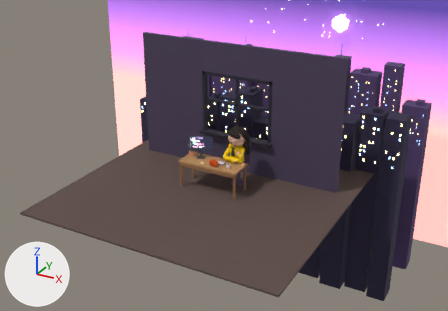
The Blender file reels/first-reel-lowpoly/episode.blend, before and after one commit.
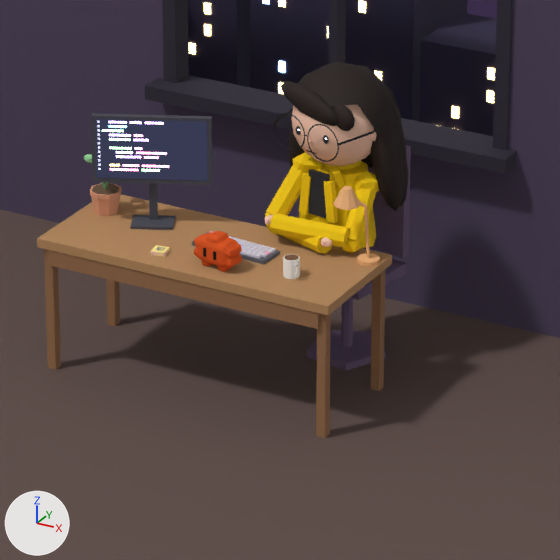
Each version is shown from a 50 mm lens placed at (7.45, -12.93, 7.48), pointed at (0.22, 0.2, 0.91), then close up on the part from 38% to 63% of the width and 37% to 72% of the height. Arrows for +X, +Y and +Z are at lower left; the lights stay in place. The older version's two pictures come first.

The first close-up shows 'City_Near_Buildings', 'Desk_Apron', 'Desk_Legs', 'Desk_Top', 'Floor', 'Human_Body', 'Human_Chair', 'Human_Glasses', 'Human_Hair', 'Human_Hands', 'Human_HeadMesh', 'Human_Outfit_Collar', 'Monitor_Screen', 'Wall', 'Window_Frame' and 24 more.
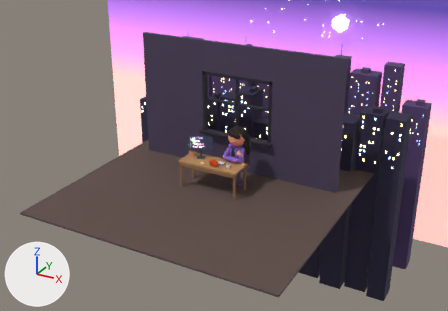
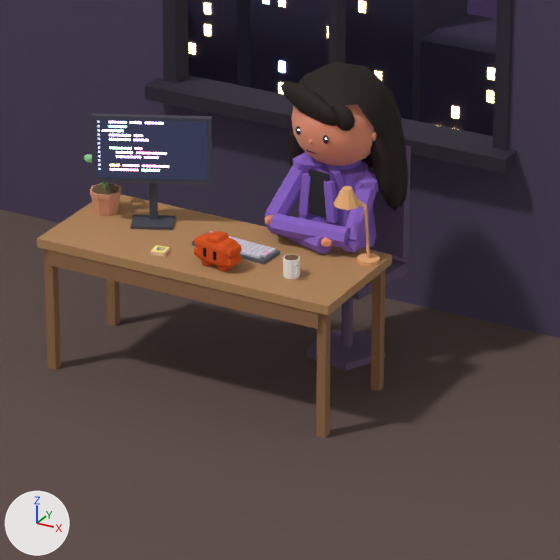
Patch to the scene script:
```diff
--- a/reels/first-reel-lowpoly/episode.blend.py
+++ b/reels/first-reel-lowpoly/episode.blend.py
@@ mat_m_char_outfit @@
 mat_m_char_outfit = principled_material('M_Char_Outfit')
-mat_m_char_outfit.base_color = (0.88, 0.58, 0.0)  # yellow #f1c800
+mat_m_char_outfit.base_color = (0.26, 0.13, 0.58)  # purple #8b65c8
 mat_m_char_outfit.roughness = 0.8
@@ mat_m_char_skin @@
 mat_m_char_skin = principled_material('M_Char_Skin')
-mat_m_char_skin.base_color = (0.9, 0.56, 0.42)  # beige #f3c5ad
+mat_m_char_skin.base_color = (0.85, 0.31, 0.19)  # beige #ed9779
 mat_m_char_skin.roughness = 0.8
@@ ob_human_glasses @@
-ob_human_glasses = bpy.data.objects.new('Human_Glasses', me_human_glasses)
-ob_human_glasses.parent = ob_human_head
-ob_human_glasses.location = (0.0, 0.0, -1.34)
```

What differs and where, as boxes [x1, y1, x2, y2] in the close-ups (560 x 560 px):
'Human_Body', recoloured (yellow to purple)
    both: [265, 152, 380, 254]
'Human_HeadMesh', recoloured
    both: [291, 104, 376, 166]
'Human_Outfit_Collar', recoloured (yellow to purple)
    both: [299, 160, 361, 223]
'Human_Glasses', deleted
    before: [274, 108, 374, 162]
'Human_Hands', recoloured
    both: [265, 215, 332, 247]
